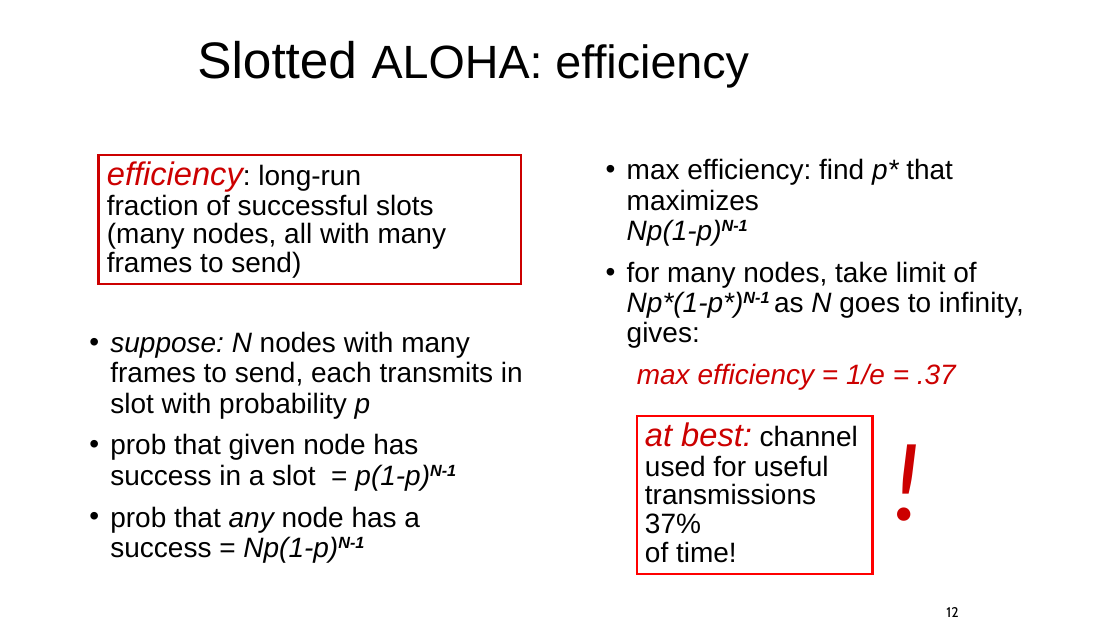
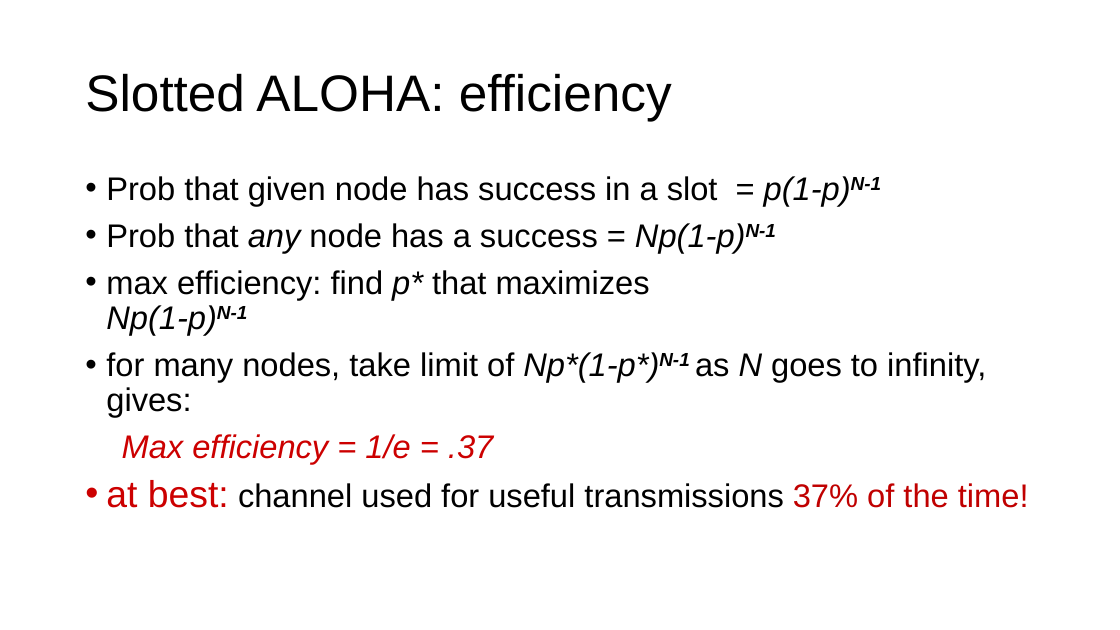
Before and after one commit to ngsrinivas/coursegen, a slide deck: slide 31 of ex/352-S21/staging/352-S21/lectures/link-medium-access-control.pptx (slide 12 before the commit). Drawn at 1120x630 pixels with LibreOffice and Linux fonts; fonts in the diff are those of the drawing. Boxes give left, top, right and bottom in pixels: in the first picture for what was removed or moved away, otherwise in the second. Text is boxed around its words. In the diff, an @@ line names an element or a change of style, - is before the commit and + after.

```diff
--- a/ex/352-S21/staging/352-S21/lectures/link-medium-access-control.pptx
+++ b/ex/352-S21/staging/352-S21/lectures/link-medium-access-control.pptx
@@ title "Slotted ALOHA: efficiency": place and size @@
-title "Slotted ALOHA: efficiency" at <box>197,40,749,88</box>
+title "Slotted ALOHA: efficiency" at <box>85,73,672,121</box>
@@ title "Slotted ALOHA: efficiency" at <box>85,73,672,121</box>: size 40 to 44 pt in "ALOHA: efficiency" @@
@@ text "Prob that given node has ...": place and size @@
-text "Prob that given node has ..." at <box>627,158,1024,389</box>
+text "Prob that given node has ..." at <box>106,176,1029,508</box>
@@ rectangle removed at <box>98,155,521,285</box> @@
-efficiency: long-run
-fraction of successful slots
-(many nodes, all with many frames to send)
@@ text at <box>106,176,881,253</box>: paragraphs added @@
+• Prob that given node has success in a slot = p(1-p)N-1
+• Prob that any node has a success = Np(1-p)N-1
@@ text at <box>106,270,986,417</box>: size 24 to 28 pt in "max efficiency: find p* that maximizes Np(1-p)N-1", "for many nodes, take limit of Np*(1-p*)N-1 ..." @@
@@ text removed at <box>110,331,523,562</box> @@
-• suppose: N nodes with many frames to send, each transmits in slot with probability p
-• prob that given node has success in a slot = p(1-p)N-1
-• prob that any node has a success = Np(1-p)N-1
@@ rectangle removed at <box>637,416,873,574</box> @@
-at best: channel
-used for useful
-transmissions 37%
-of time!
@@ text removed at <box>880,404,924,547</box> @@
-!
@@ text at <box>106,434,1029,508</box>: text changed; size 24 to 28 pt; text colour #CC0000 to #000000; italic off @@
-max efficiency = 1/e = .37
+Max efficiency = 1/e = .37
+• at best: channel used for useful transmissions 37% of the time!
@@ page number removed at <box>946,607,958,617</box> @@
-12
```
Also in this commit, not shown: 16 other slides changed, 37 slides added, 6 slides removed, 1 other file.
